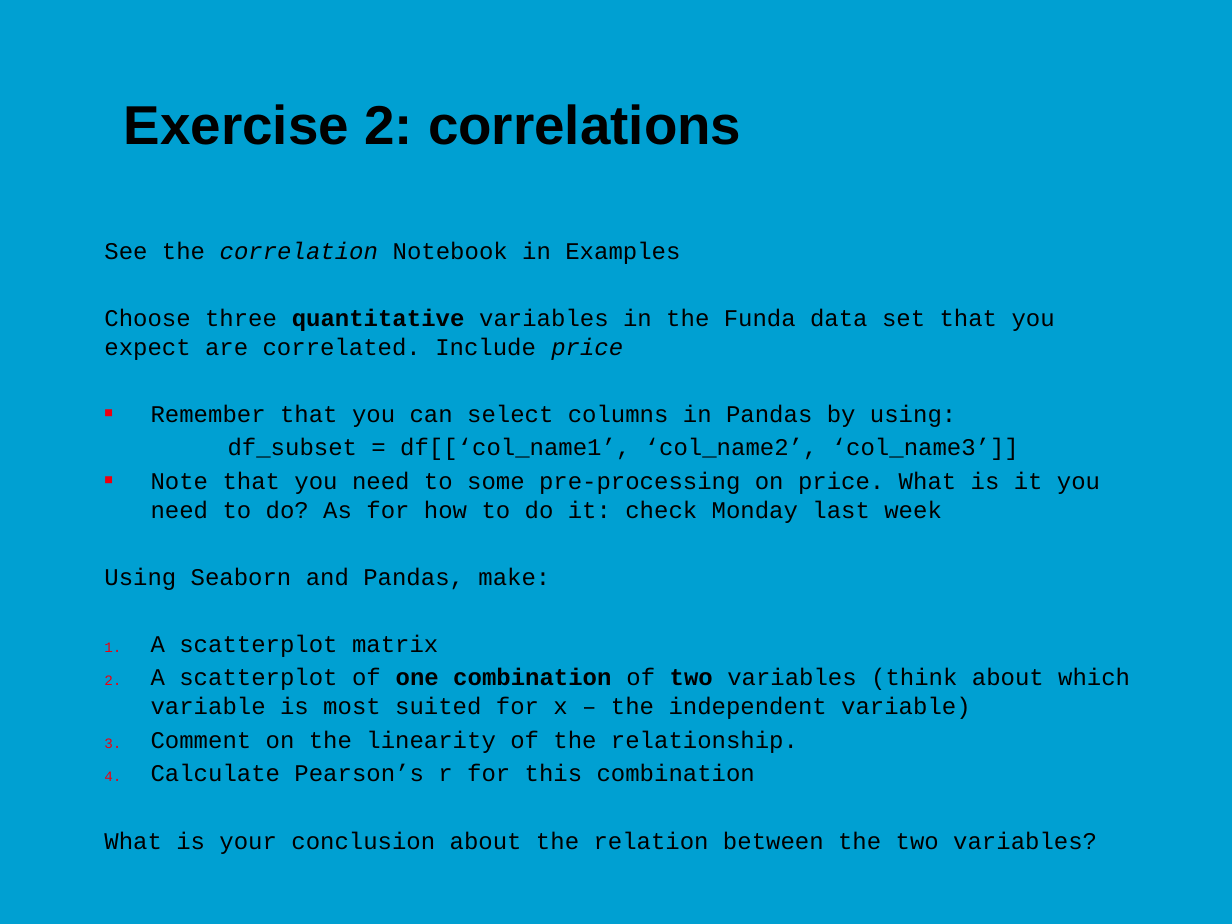
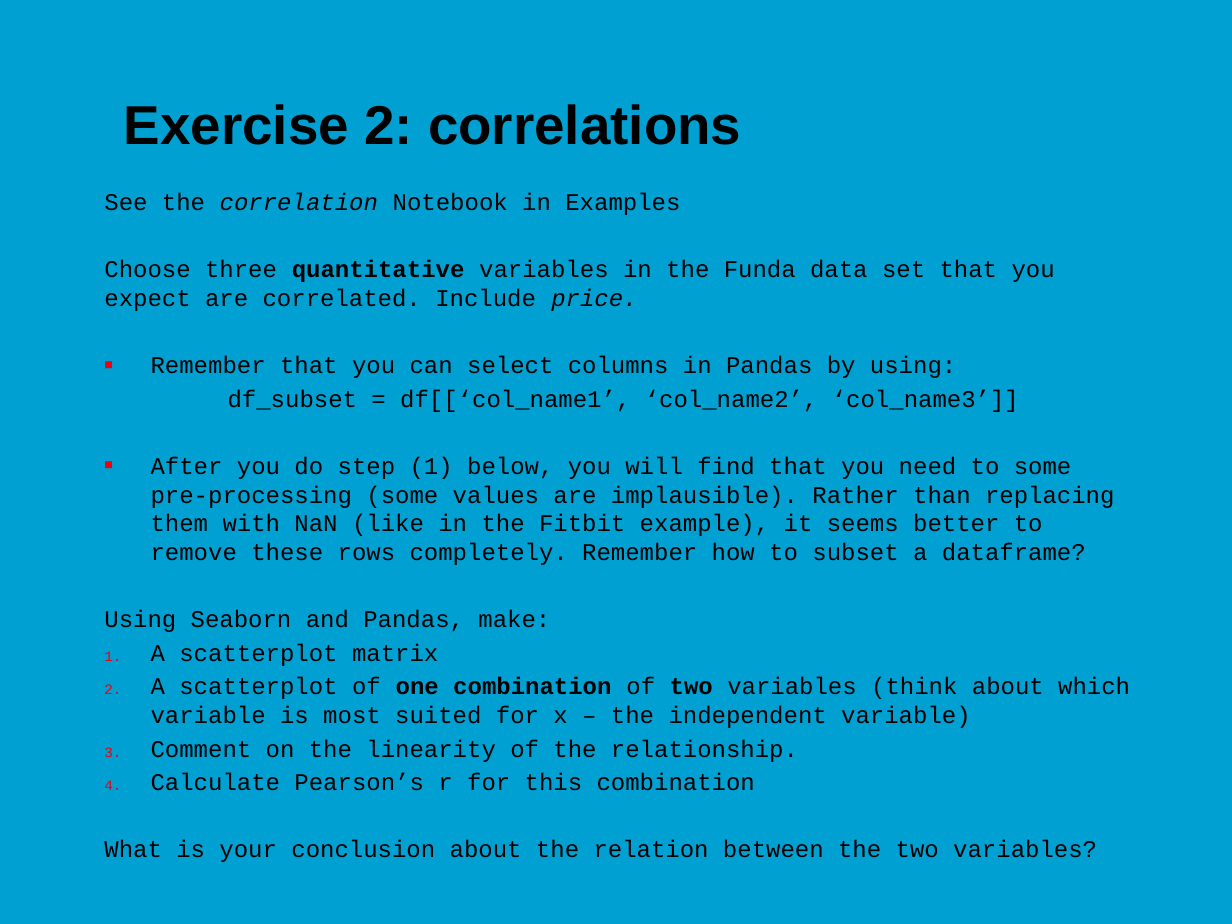
Before and after one commit to jonasmoons/data-driven-learning, a slide deck: slide 17 of slides/ddl-w5l1.pptx (slide 16 before the commit). Drawn at 1232x924 pixels with LibreOffice and Linux fonts; fonts in the diff are those of the drawing; background and template pictures are left out. Boxes give left, top, right and bottom in pixels: in the first picture for what was removed or moved away, otherwise in the second. Text is boxed around its words. In the diff, an @@ line names an element or a change of style, - is before the commit and + after.

```diff
--- a/slides/ddl-w5l1.pptx
+++ b/slides/ddl-w5l1.pptx
@@ text "See the correlation Notebook in ...": place and size @@
-text "See the correlation Notebook in ..." at [104, 241, 1130, 854]
+text "See the correlation Notebook in ..." at [104, 193, 1130, 862]
@@ text at [104, 260, 1055, 311]: text changed @@
-Choose three quantitative variables in the Funda data set that you expect are correlated. Include price
+Choose three quantitative variables in the Funda data set that you expect are correlated. Include price.
@@ text at [151, 456, 1114, 565]: text changed @@
-■ Note that you need to some pre-processing on price. What is it you need to do? As for how to do it: check Monday last week
+■ After you do step (1) below, you will find that you need to some pre-processing (some values are implausible). Rather than replacing them with NaN (like in the Fitbit example), it seems better to remove these rows completely. Remember how to subset a dataframe?
```
Also in this commit, not shown: 2 other slides changed, 2 other files.
